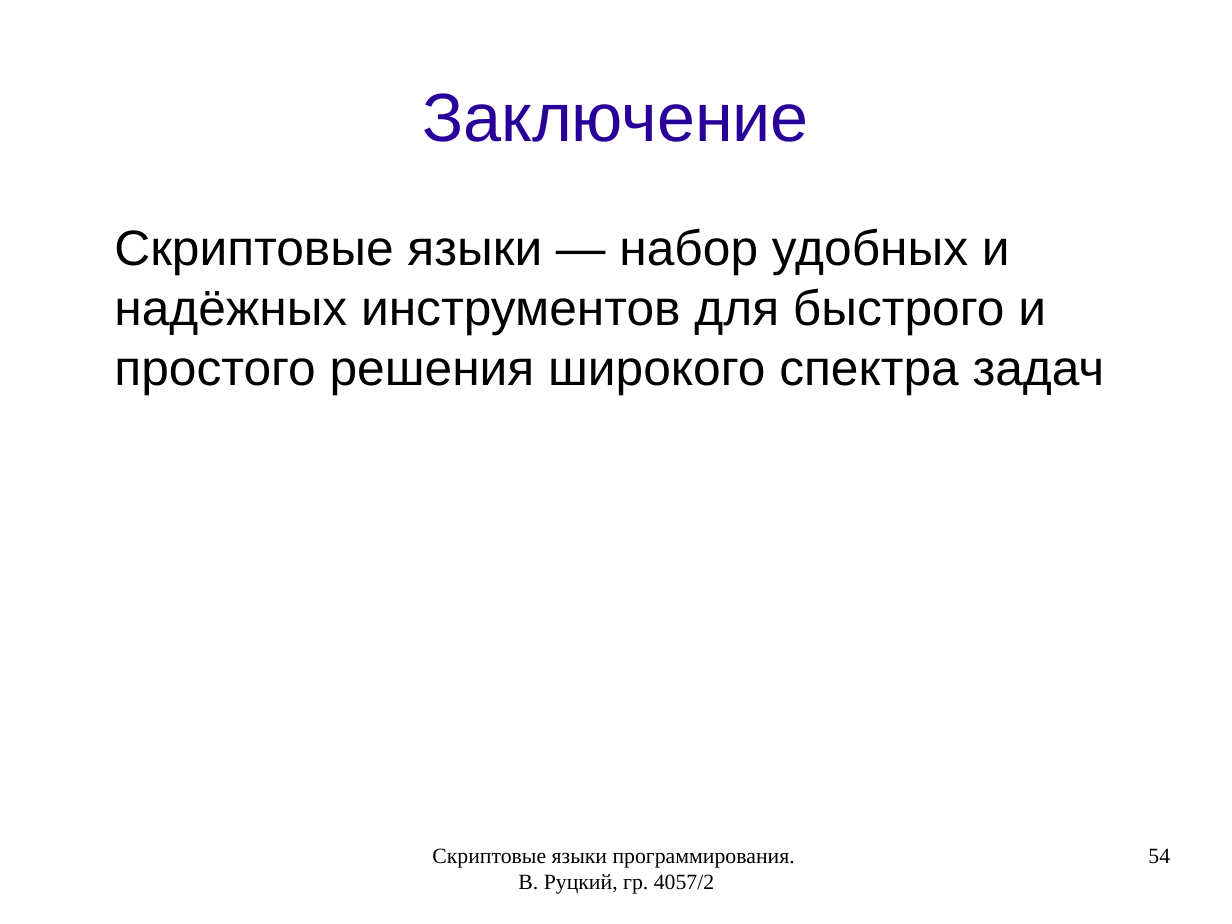
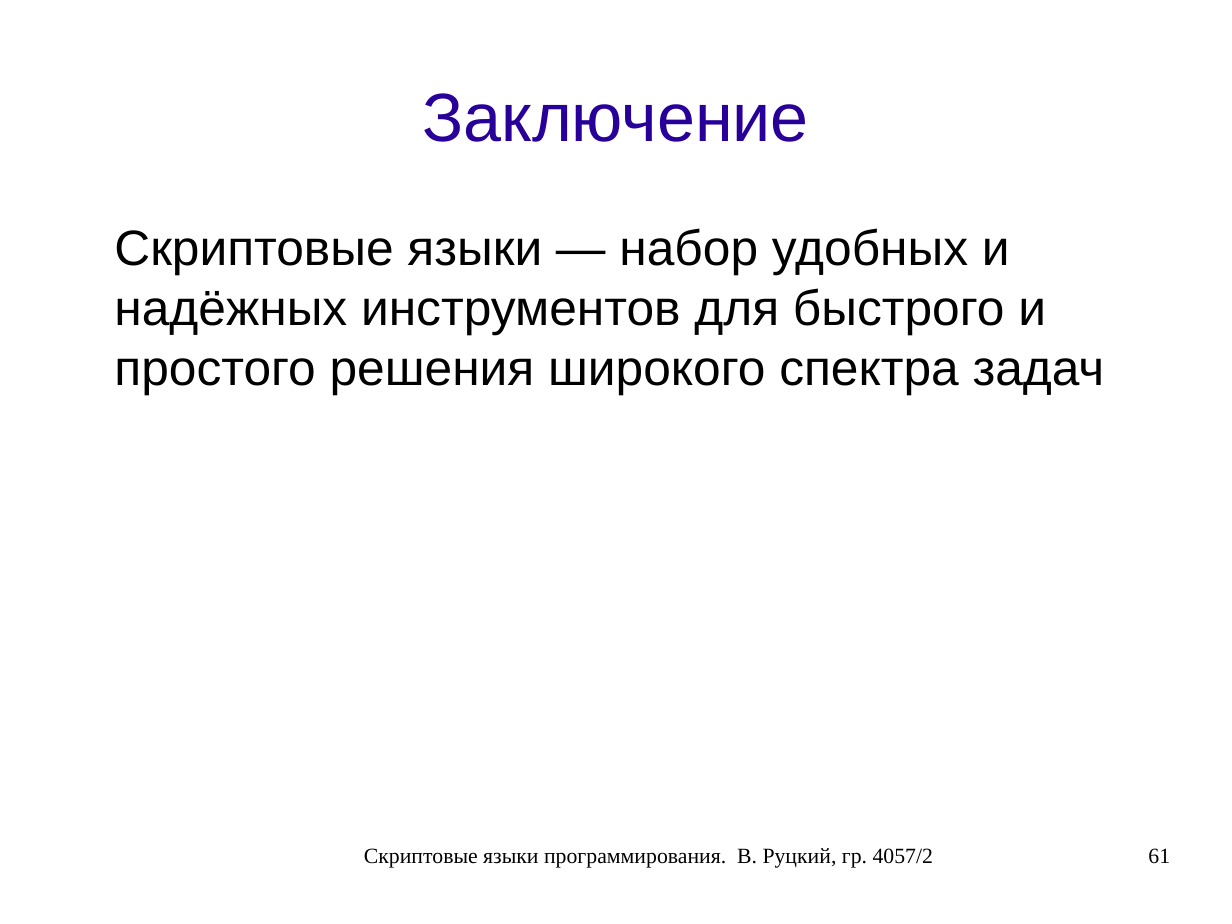
Before and after one commit to rutsky/semester07, a slide deck: slide 61 of Operation_systems/scripting_languages/40572_Rutsky_Scripting_languages.odp (slide 54 before the commit). Drawn at 1232x924 pixels with LibreOffice and Linux fonts; fonts in the diff are those of the drawing. Boxes give left, top, right and bottom in pixels: in the first picture for what was removed or moved away, otherwise in the second. Text is boxed around its words. In the diff, an @@ line names an element or a change of style, - is before the commit and + after.

```diff
--- a/Operation_systems/scripting_languages/40572_Rutsky_Scripting_languages.odp
+++ b/Operation_systems/scripting_languages/40572_Rutsky_Scripting_languages.odp
@@ text "Скриптовые языки программирования. В. Руцкий, ..." rewrapped from (x1=432, y1=848, x2=795, y2=894) to (x1=364, y1=848, x2=933, y2=868) @@
@@ page number removed at (x1=1148, y1=848, x2=1170, y2=864) @@
-54
@@ page number added at (x1=1148, y1=848, x2=1170, y2=864), 14 pt, text #000000 @@
+61
```
Also in this commit, not shown: 54 other slides changed, 7 slides added.
